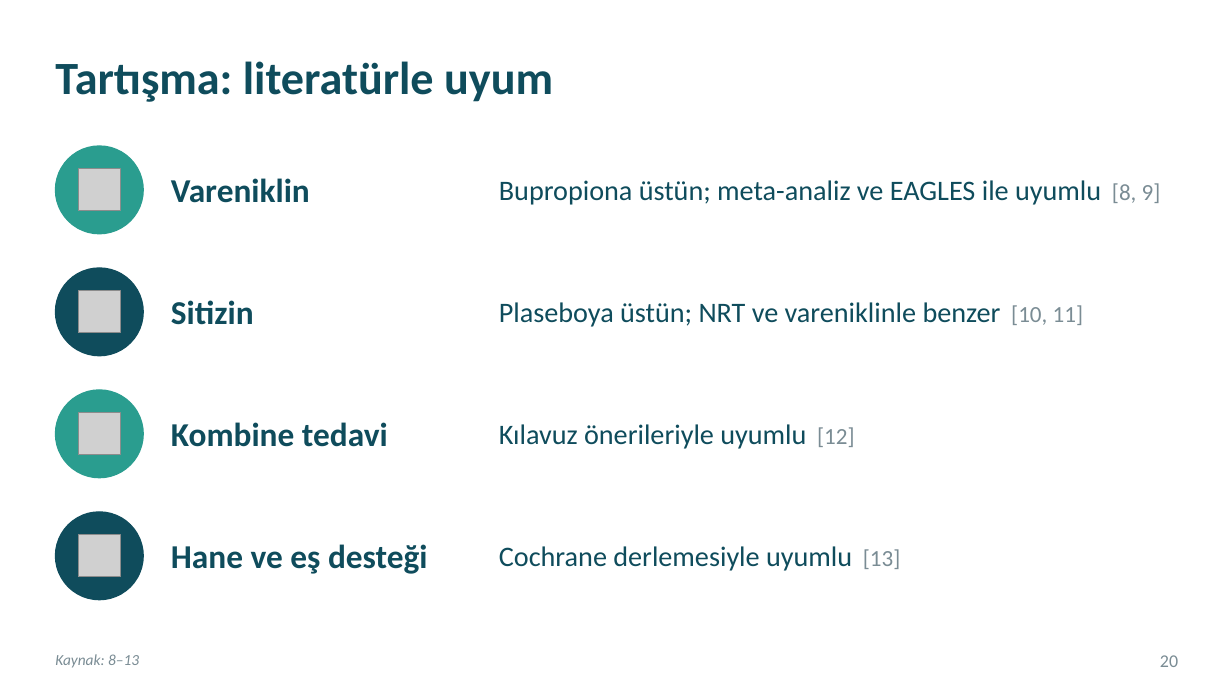
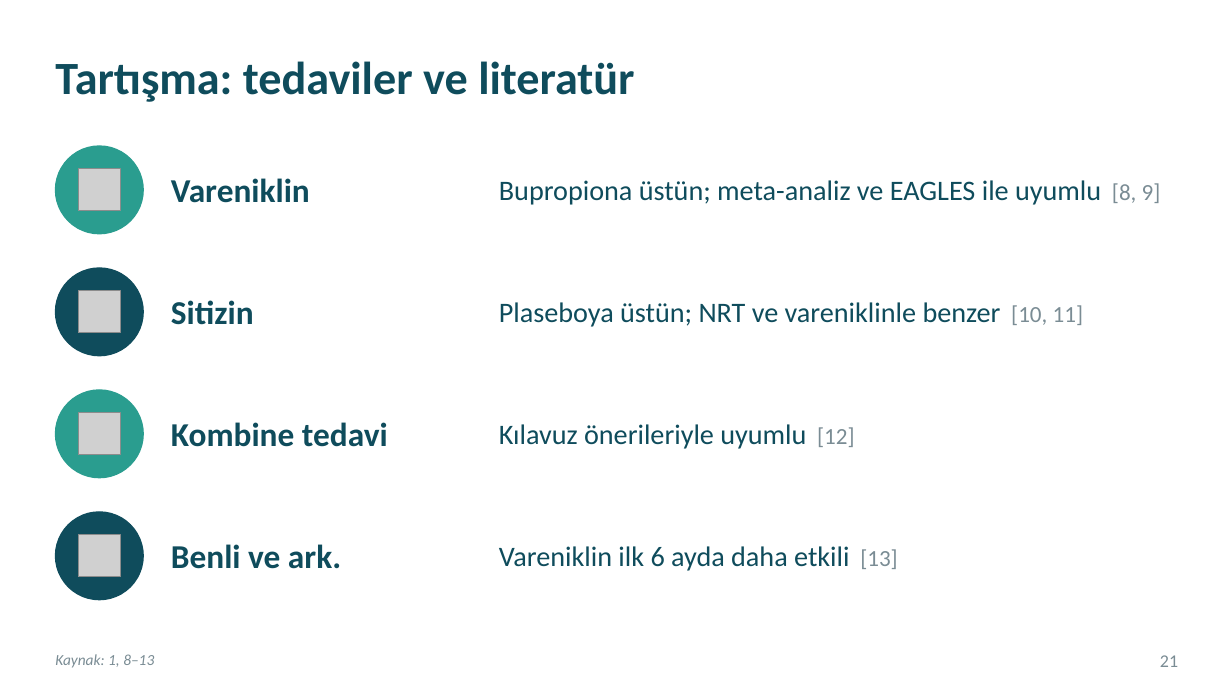
Before and after one commit to kiranahmet/Claude, a slide deck: slide 21 of Sunumlar/Makale_Sunumu_Sigara_Birakma.pptx (slide 20 before the commit). Drawn at 1232x693 pixels with LibreOffice and Linux fonts; fonts in the diff are those of the drawing; grey boxes stand for pictures. Boxes give left, top, right and bottom in pixels: in the first picture for what was removed or moved away, otherwise in the second. Text is boxed around its words. In the diff, an @@ line names an element or a change of style, - is before the commit and + after.

```diff
--- a/Sunumlar/Makale_Sunumu_Sigara_Birakma.pptx
+++ b/Sunumlar/Makale_Sunumu_Sigara_Birakma.pptx
@@ title at [55,61,634,102]: text changed @@
-Tartışma: literatürle uyum
+Tartışma: tedaviler ve literatür
@@ text at [171,544,341,569]: text changed @@
-Hane ve eş desteği
+Benli ve ark.
@@ text at [499,546,898,571]: text changed @@
-Cochrane derlemesiyle uyumlu [13]
+Vareniklin ilk 6 ayda daha etkili [13]
@@ text at [55,654,154,668]: text changed @@
-Kaynak: 8–13
+Kaynak: 1, 8–13
@@ page number at [1160,655,1178,667]: text changed @@
-20
+21
```
Also in this commit, not shown: 18 other slides changed, 2 slides added, 2 slides removed, 11 other files.
